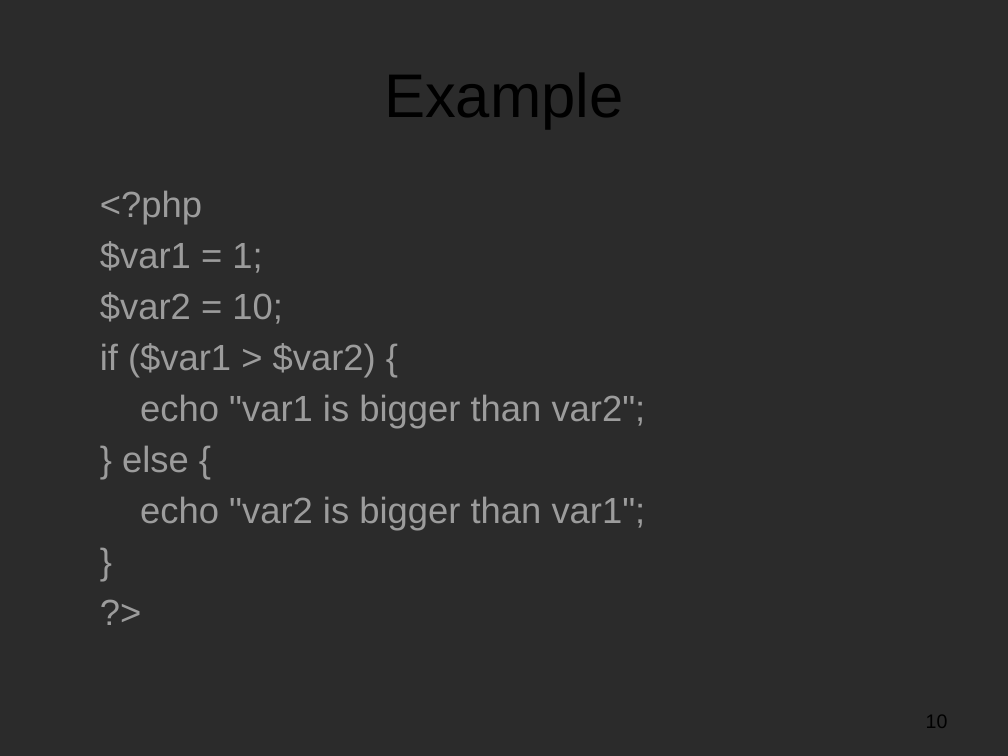
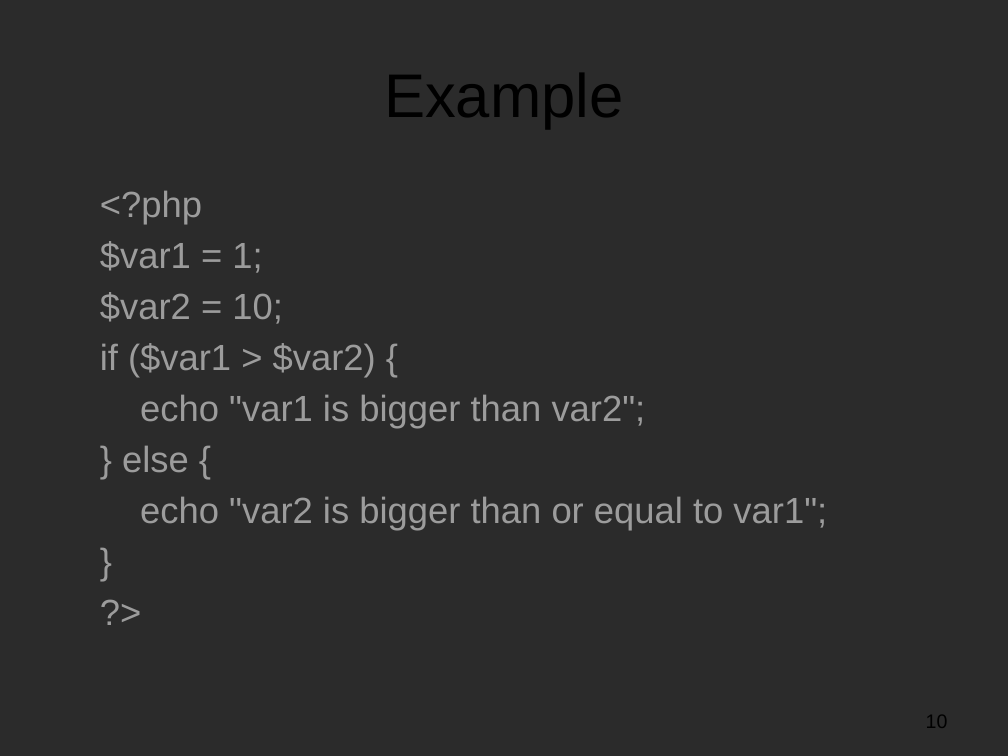
Before and after one commit to pingovn/pingo-webbasic-with-php, a slide deck: slide 10 of slides/Pingo - PHP Basics - Statements.pptx. Drawn at 1008x756 pixels with LibreOffice and Linux fonts; fonts in the diff are those of the drawing; background and template pictures are left out; a plain dark background stands for a picture behind light text. Boxes give left, top, right and bottom in pixels: in the first picture for what was removed or moved away, otherwise in the second. Text is boxed around its words. In the diff, an @@ line names an element or a change of style, - is before the commit and + after.

```diff
--- a/slides/Pingo - PHP Basics - Statements.pptx
+++ b/slides/Pingo - PHP Basics - Statements.pptx
@@ text at bbox=[140, 496, 827, 530]: text changed @@
-  echo "var2 is bigger than var1";
+  echo "var2 is bigger than or equal to var1";
```
Also in this commit, not shown: 2 other slides changed, 2 other files.
